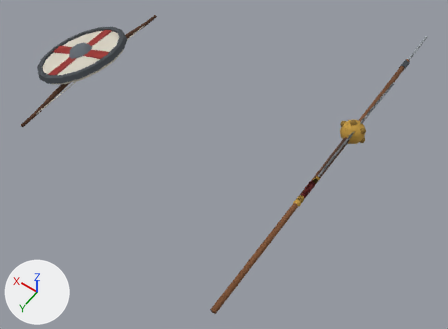
Two versions of the glTF model godot/client/assets/art/characters/weapons.glb, one commit apart.
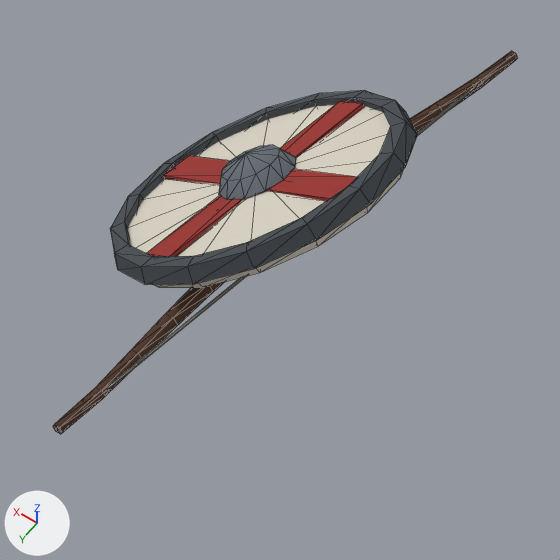
The first picture shows the older version from a camera (50 mm lens) standing at (-1.62, 1.91, 3.91) and looking at (-0.23, -0.04, 0.84). The close-ups show the older and then the newer version on the part from 1% to 38% of the width and 0% to 50% of the height of that picture. Only the edits that show in the close-ups are written down. Every picture has the same lights, and +X, +Y and +Z are marked at lower left. The close-ups show mesh edges as thin lines.

Names of what the first close-up shows: 'bow', 'shield'.
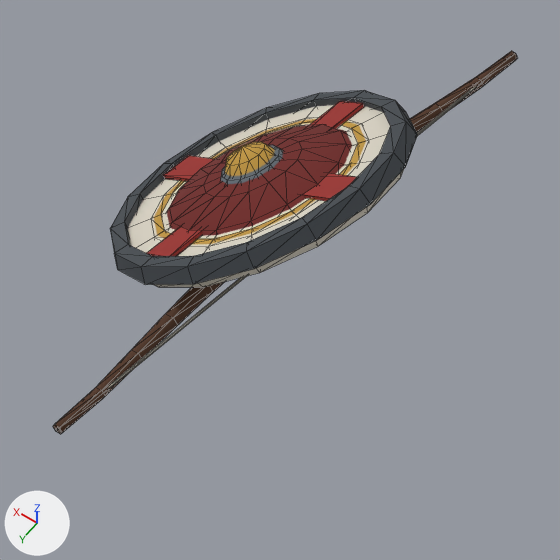
Location of each change, [x1, y1, x2, y2] in pixels of the close-ups (560 x 560 px):
'kalkan', added (brown)
    after: [153, 119, 366, 244]

The change, as a diff of the scene's bpy script:
```diff
--- a/godot/client/assets/art/characters/weapons.glb.py
+++ b/godot/client/assets/art/characters/weapons.glb.py
@@ me_kalkan_001 @@
+me_kalkan_001.from_pydata(...)  # 155 vertices, 270 faces; spans x 0.648..1.079, y -0.242..0.222, z 1.094..1.295
+me_kalkan_001.materials.append(mat_painted)
@@ ob_kalkan @@
+ob_kalkan = bpy.data.objects.new('kalkan', me_kalkan_001)
+ob_kalkan.location = (0.0, 0.0, 0.0)
```
